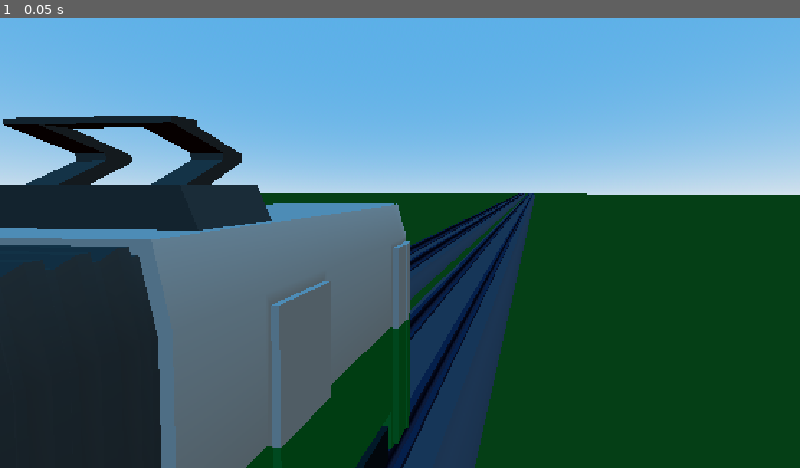
Above: before the commit, frame 1.
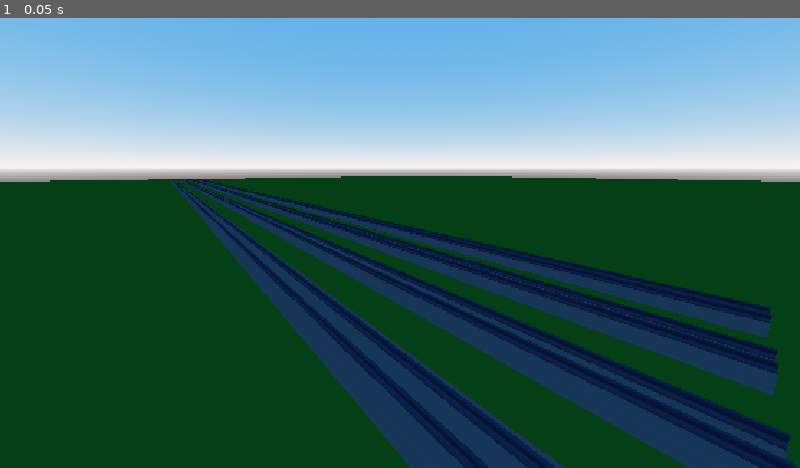
Above: after the commit, the same moment.

Repository: gracedes/mbta-auto-battler
Game: Godot game, scene res://node_2d.tscn
Two runs of this game, one before a commit and one after it. Both use one fixed random seed, a clock stepped at 60 frames per second and the inputs below.
Inputs:
- Up to frame 1 (0.05 s): no input

The runs differ from the first frame. In frame 1, 70% of the frame differs, in the area x 0-100%, y 8-100%.
Error before the commit: Invalid access to property or key 'data' on a base object of type 'Nil'. (res://node_2d.gd:24)
Error after the commit: Invalid access to property or key 'nearby_lines_updated' on a base object of type 'Node2D (node_2d.gd)'. (res://assets/character/green/greenline.gd:10)

Commit message:
Updated Green Line Logic + Red Line File
- Green Line Script Updated
- Red Line FBX imported
- Scene and Camera Updated

Diff:
--- /dev/null
+++ b/assets/character/green/greenline.gd
@@ -0,0 +1,22 @@
+extends Node3D
+
+@export var line_name: String = "Green"
+@export var location_manager: Node
+
+# Called when the node enters the scene tree for the first time.
+func _ready() -> void:
+	set_active(false)
+	if location_manager:
+		location_manager.nearby_lines_updated.connect(_on_nearby_lines_updated)
+
+func set_active(is_here: bool) -> void:
+	visible = is_here
+	for child in find_children("*", "CollisionShape3D"):
+		child.set_deferred("disabled", not is_here)
+
+func _on_nearby_lines_updated(active_lines: Array) -> void:
+	set_active(line_name in active_lines)
+
+# Called every frame. 'delta' is the elapsed time since the previous frame.
+func _process(delta: float) -> void:
+	pass
--- a/node_2d.tscn
+++ b/node_2d.tscn
@@ -1,8 +1,9 @@
 [gd_scene format=3 uid="uid://4pqund3nukl7"]
 
 [ext_resource type="Script" uid="uid://dt3nc4our1mgp" path="res://node_2d.gd" id="1_wtcfe"]
-[ext_resource type="PackedScene" uid="uid://cjlq260cxfpcf" path="res://assets/character/greenline.fbx" id="2_0e48y"]
+[ext_resource type="PackedScene" uid="uid://cjlq260cxfpcf" path="res://assets/character/green/greenline.fbx" id="2_0hol4"]
 [ext_resource type="PackedScene" uid="uid://dd1n2bcj21j5q" path="res://assets/world/rails.fbx" id="3_epypp"]
+[ext_resource type="Script" uid="uid://dtd6h1ynbhphw" path="res://assets/character/green/greenline.gd" id="3_q6r6c"]
 
 [sub_resource type="Animation" id="Animation_epypp"]
 length = 0.001
@@ -18,6 +19,18 @@
 "update": 0,
 "values": [Vector3(0, 0, 0)]
 }
+tracks/1/type = "value"
+tracks/1/imported = false
+tracks/1/enabled = true
+tracks/1/path = NodePath(".:position")
+tracks/1/interp = 1
+tracks/1/loop_wrap = true
+tracks/1/keys = {
+"times": PackedFloat32Array(0),
+"transitions": PackedFloat32Array(1),
+"update": 0,
+"values": [Vector3(0, 1.998, -24.555)]
+}
 
 [sub_resource type="Animation" id="Animation_0hol4"]
 resource_name = "attack"
@@ -29,10 +42,22 @@
 tracks/0/interp = 1
 tracks/0/loop_wrap = true
 tracks/0/keys = {
-"times": PackedFloat32Array(0.26666665, 0.5667, 0.7667, 0.9667001, 1.1667, 1.6666666),
+"times": PackedFloat32Array(0.3666333, 0.6666666, 0.8666667, 1.0666667, 1.2666667, 2.0333),
 "transitions": PackedFloat32Array(0.70710725, 0.70710725, 0.70710725, 0.70710725, 0.70710725, 0.70710725),
 "update": 0,
 "values": [Vector3(0, 0, 0), Vector3(0, 0, 0.059341196), Vector3(0, 0, 0), Vector3(0, 0, -0.059341196), Vector3(0, 0, 0.02094395), Vector3(0, 0, 0)]
+}
+tracks/1/type = "value"
+tracks/1/imported = false
+tracks/1/enabled = true
+tracks/1/path = NodePath(".:position")
+tracks/1/interp = 1
+tracks/1/loop_wrap = true
+tracks/1/keys = {
+"times": PackedFloat32Array(0.4, 0.6666667, 1.370096),
+"transitions": PackedFloat32Array(1, 1, 1),
+"update": 0,
+"values": [Vector3(0, 1.998, -24.555), Vector3(0, 1.998, -42.96264), Vector3(0, 1.998, -23.822618)]
 }
 
 [sub_resource type="AnimationLibrary" id="AnimationLibrary_q6r6c"]
@@ -75,11 +100,13 @@
 use_threads = true
 
 [node name="Camera3D" type="Camera3D" parent="." unique_id=1322596672]
-transform = Transform3D(0.9832551, -0.014298104, 0.18167269, 0, 0.99691725, 0.078459926, -0.18223448, -0.07714612, 0.98022395, 4.4645224, 7.567665, -9.21566)
-fov = 33.8
+transform = Transform3D(0.7716232, 0.159262, -0.61581916, 0, 0.9681475, 0.2503805, 0.6360799, -0.1931994, 0.7470451, -20.619001, 14.169964, -3.7985945)
+fov = 77.71061
 
-[node name="greenline" parent="." unique_id=368168200 instance=ExtResource("2_0e48y")]
-transform = Transform3D(1, 0, 0, 0, 1, 0, 0, 0, 1, -0.0014533997, 1.9981437, -24.55478)
+[node name="greenline" parent="." unique_id=1956945032 node_paths=PackedStringArray("location_manager") instance=ExtResource("2_0hol4")]
+transform = Transform3D(1, 0, 0, 0, 1, 0, 0, 0, 1, 0, 1.998, -24.555)
+script = ExtResource("3_q6r6c")
+location_manager = NodePath("..")
 
 [node name="AnimationPlayer" type="AnimationPlayer" parent="greenline" unique_id=437037788]
 libraries/ = SubResource("AnimationLibrary_q6r6c")
@@ -107,4 +134,10 @@
 transform = Transform3D(-1, 0, -3.166382e-06, 0, 1, 0, 1.509958e-07, 0, -20.97, -0.0014533997, 1.9981437, -44.141)
 
 [node name="rails2" parent="." unique_id=1331645896 instance=ExtResource("3_epypp")]
-transform = Transform3D(-1, 0, -3.166382e-06, 0, 1, 0, 1.509958e-07, 0, -20.97, -6.600899, 1.9981437, -44.141)
+transform = Transform3D(-1, 0, -3.166382e-06, 0, 1, 0, 1.509958e-07, 0, -20.97, -10.588873, 1.9981437, -44.141)
+
+[node name="rails3" parent="." unique_id=958684899 instance=ExtResource("3_epypp")]
+transform = Transform3D(-1, 0, -3.166382e-06, 0, 1, 0, 1.509958e-07, 0, -20.97, 20.82053, 1.9981437, -44.141)
+
+[node name="rails4" parent="." unique_id=481925957 instance=ExtResource("3_epypp")]
+transform = Transform3D(-1, 0, -3.166382e-06, 0, 1, 0, 1.509958e-07, 0, -20.97, 10.66259, 1.9981437, -44.141)
Renamed: assets/character/greenline.fbx -> assets/character/green/greenline.fbx
Not shown, added: assets/character/green/greenline.fbx.import
Not shown, added: assets/character/green/greenline.gd.uid
Binary file added: assets/character/red/redline.fbx
Not shown, changed: assets/character/red/redline.fbx.import
